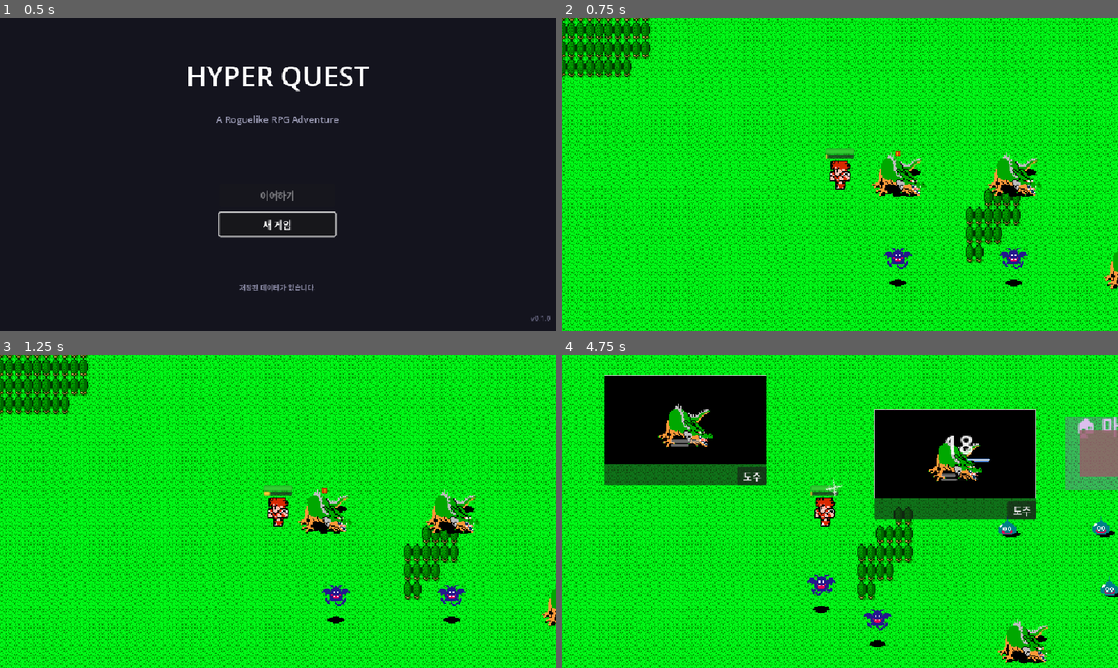
Above: before the commit, frames 1-4 (two rows, left to right).
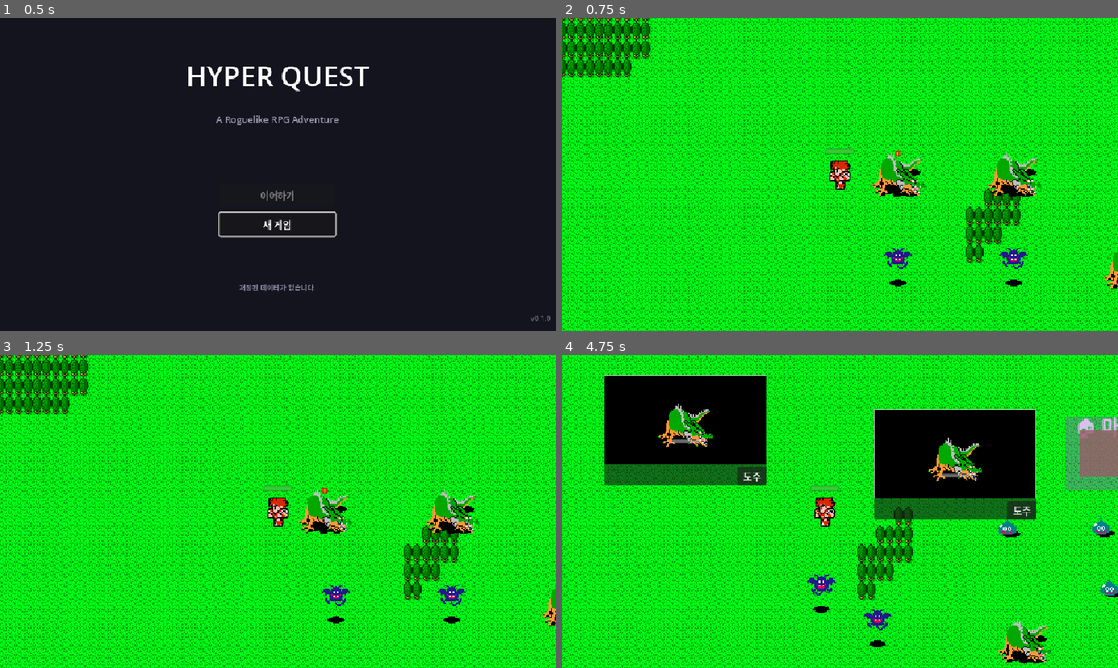
Above: after the commit, the same moments.

Repository: limmmmmmn/Appears-Appears
Game: Godot game, scene res://scenes/main/Main.tscn
The game is run twice, just before and just after one commit, with the same random seed, the same clock (stepped at 60 frames per second) and the same inputs.
Inputs (mouse positions are in pixels of both pictures, inside the frame that each line leads up to):
- Up to frame 1 (0.5 s): no input
- Up to frame 2 (0.75 s): click "새 게임" at 0.5 s
- Up to frame 3 (1.25 s): no input
- Up to frame 4 (4.75 s): tap Enter at 1.25 s; move the mouse to (962, 495) at 1.27 s; hold Right (ui_right) 1.28-2 s; click (962, 495) at 1.42 s; drag from (728, 527) to (967, 605) at 2.02 s; move the mouse to (895, 442) at 2.77 s; hold Right (ui_right) 2.78-3.5 s; drag from (812, 574) to (1095, 452) at 3.52 s; move the mouse to (1006, 558) at 4.27 s; hold Left (ui_left) from 4.28 s (still down)

Frame 1 is identical in both runs. In frame 2, less than 0.1% of the frame differs, in the area x 47-53%, y 43-46%; in frame 3, less than 0.1%; in frame 4, 0.4%, in the area x 19-77%, y 25-46%.

Commit message:
change atb system into each battle active

Diff:
--- a/data/classes.json
+++ b/data/classes.json
@@ -9,7 +9,7 @@
 	  "str": 12,
 	  "def": 10,
 	  "int": 4,
-	  "spd": 20,
+	  "spd": 8,
 	  "luk": 6
 	},
 	"growth": {
--- a/scenes/battle/BattleEnemy.tscn
+++ b/scenes/battle/BattleEnemy.tscn
@@ -43,6 +43,7 @@
 show_percentage = false
 
 [node name="ATBBar" type="ProgressBar" parent="."]
+visible = false
 layout_mode = 0
 anchor_left = 0.5
 anchor_top = 1.0
--- a/scenes/field/PartyFollower.tscn
+++ b/scenes/field/PartyFollower.tscn
@@ -56,6 +56,7 @@
 show_percentage = false
 
 [node name="ATBBar" type="ProgressBar" parent="StatusBars"]
+visible = false
 layout_mode = 0
 offset_top = 5.0
 offset_right = 24.0
--- a/scenes/field/PartyLeader.tscn
+++ b/scenes/field/PartyLeader.tscn
@@ -70,6 +70,7 @@
 show_percentage = false
 
 [node name="ATBBar" type="ProgressBar" parent="StatusBars"]
+visible = false
 layout_mode = 0
 offset_top = 5.0
 offset_right = 24.0
--- a/scripts/autoload/BattleManager.gd
+++ b/scripts/autoload/BattleManager.gd
@@ -47,13 +47,14 @@
 
 
 func _process(delta: float) -> void:
-	# ATB는 항상 충전 (비전투 중에도)
-	_update_hero_atb(delta)
-
-
-#region 전역 Hero ATB 시스템
-func _update_hero_atb(delta: float) -> void:
-	## 모든 살아있는 영웅의 ATB 업데이트 (배속 적용)
+	# 비전투 중에도 HUD 표시용 ATB 업데이트 (공격은 각 BattleWindow에서 처리)
+	if active_battles.is_empty():
+		_update_hero_atb_for_hud(delta)
+
+
+#region HUD용 Hero ATB (비전투 시)
+func _update_hero_atb_for_hud(delta: float) -> void:
+	## 비전투 중 HUD 표시용 ATB 업데이트 (공격 없음)
 	var speed_delta: float = delta * battle_speed
 
 	for hero in PartyManager.get_alive_heroes():
@@ -66,48 +67,10 @@
 		# HUD 업데이트 시그널
 		hero_atb_changed.emit(hero.id, hero_atb[hero.id])
 
-		# ATB 풀 차면 공격 (전투 중일 때만)
-		if hero_atb[hero.id] >= ATB_MAX:
-			if _atb_active and not active_battles.is_empty():
-				_hero_attack(hero)
-				hero_atb[hero.id] = 0.0
-				hero_atb_changed.emit(hero.id, 0.0)
-			# 비전투 중이면 ATB가 꽉 찬 상태로 유지
-
-
-func _hero_attack(hero: Hero) -> void:
-	## 영웅이 가장 먼저 열린 전투창의 적을 공격
-	if hero == null or hero.is_dead:
-		return
-
-	# 가장 먼저 열린 전투창 찾기
-	var target_window: BattleWindow = _find_oldest_attackable_window()
-	if target_window == null:
-		return
-
-	# 공격 이펙트 시그널
-	hero_attacked.emit(hero.id)
-
-	# 전투창에 공격 요청
-	target_window.execute_hero_attack(hero)
-
-
-func _find_oldest_attackable_window() -> BattleWindow:
-	## 가장 먼저 열린 전투창 찾기 (battle_id가 가장 작은 것)
-	var oldest_id: int = -1
-	var oldest_window: BattleWindow = null
-
-	for battle_id in active_battles:
-		var battle_data: Dictionary = active_battles[battle_id]
-		var window: BattleWindow = battle_data.get("window")
-
-		if window and is_instance_valid(window) and window.has_alive_enemies():
-			# 첫 번째이거나 더 오래된 전투창이면 선택
-			if oldest_id < 0 or battle_id < oldest_id:
-				oldest_id = battle_id
-				oldest_window = window
-
-	return oldest_window
+
+func get_hero_atb(hero_id: String) -> float:
+	## HUD에서 호출 - 영웅 ATB 조회
+	return hero_atb.get(hero_id, 0.0)
 
 
 func init_hero_atb() -> void:
@@ -116,10 +79,6 @@
 	for hero in PartyManager.get_alive_heroes():
 		hero_atb[hero.id] = 0.0
 		hero_atb_changed.emit(hero.id, 0.0)
-
-
-func get_hero_atb(hero_id: String) -> float:
-	return hero_atb.get(hero_id, 0.0)
 
 
 func on_hero_died(hero_id: String) -> void:
--- a/scripts/battle/BattleWindow.gd
+++ b/scripts/battle/BattleWindow.gd
@@ -1,12 +1,13 @@
 extends PanelContainer
 class_name BattleWindow
 ## BattleWindow: ATB 전투창
-## - 적 ATB만 관리 (영웅 ATB는 BattleManager에서 전역 관리)
-## - BattleManager로부터 영웅 공격 명령 수신
+## - 각 전투창이 독립적인 영웅 ATB + 적 ATB 관리
+## - 전투창마다 영웅의 ATB가 따로 진행
 
 signal battle_ended(battle_id: int, victory: bool)
 signal battle_log(message: String, color: Color)
 signal party_updated
+signal hero_atb_changed(battle_id: int, hero_id: String, value: float)
 
 enum BattleState { STARTING, RUNNING, VICTORY, DEFEAT, ESCAPED, ENDED }
 
@@ -22,8 +23,9 @@
 var enemies: Array = []
 var enemy_data_list: Array = []
 
-# === 적 ATB 시스템 ===
+# === ATB 시스템 (전투창별 독립) ===
 var enemy_atb: Dictionary = {}  # enemy_index -> atb_value
+var hero_atb: Dictionary = {}   # hero_id -> atb_value (0.0 ~ 1.0)
 
 # === 보상 ===
 var total_exp: int = 0
@@ -36,8 +38,10 @@
 @onready var close_button: Button = $MainVBox/TopBar/CloseButton
 
 # === ATB 설정 ===
-const ATB_BASE_SPEED: float = 0.08  # 적 기본 ATB 충전 속도
-const ATB_SPD_FACTOR: float = 0.008
+const ENEMY_ATB_BASE: float = 0.08
+const ENEMY_ATB_SPD_FACTOR: float = 0.008
+const HERO_ATB_BASE: float = 0.15
+const HERO_ATB_SPD_FACTOR: float = 0.012
 const ATB_MAX: float = 1.0
 const BASE_ESCAPE_RATE: float = 40.0
 
@@ -56,7 +60,7 @@
 	if current_state != BattleState.RUNNING:
 		return
 
-	# 적 ATB만 업데이트
+	_update_hero_atb(delta)
 	_update_enemy_atb(delta)
 
 
@@ -117,24 +121,123 @@
 
 
 func _init_enemy_atb() -> void:
-	## 적 ATB 초기화 - 랜덤 시작 (동시 공격 방지)
 	enemy_atb.clear()
-
 	for i in range(enemies.size()):
 		if enemies[i].is_alive():
-			enemy_atb[i] = randf() * 0.6  # 0~60% 랜덤 시작
+			enemy_atb[i] = randf() * 0.6
+
+
+func _init_hero_atb() -> void:
+	hero_atb.clear()
+	for hero in PartyManager.get_alive_heroes():
+		hero_atb[hero.id] = randf() * 0.4
 
 
 func _start_battle() -> void:
 	current_state = BattleState.RUNNING
+	_init_hero_atb()
 	set_process(true)
 	_send_log("전투 시작!", Color.WHITE)
 #endregion
 
 
+#region 영웅 ATB 시스템
+func _update_hero_atb(delta: float) -> void:
+	var speed_delta: float = delta * BattleManager.get_battle_speed()
+
+	for hero in PartyManager.get_alive_heroes():
+		if not hero_atb.has(hero.id):
+			hero_atb[hero.id] = 0.0
+
+		var charge_rate: float = HERO_ATB_BASE + (hero.get_spd() * HERO_ATB_SPD_FACTOR)
+		hero_atb[hero.id] = minf(hero_atb[hero.id] + charge_rate * speed_delta, ATB_MAX)
+
+		hero_atb_changed.emit(battle_id, hero.id, hero_atb[hero.id])
+
+		if hero_atb[hero.id] >= ATB_MAX:
+			_hero_attack(hero)
+			hero_atb[hero.id] = 0.0
+			hero_atb_changed.emit(battle_id, hero.id, 0.0)
+
+			if _check_battle_end():
+				return
+
+
+func _hero_attack(hero: Hero) -> void:
+	if hero == null or hero.is_dead:
+		return
+
+	if not has_alive_enemies():
+		return
+
+	BattleManager.hero_attacked.emit(hero.id)
+
+	var target: BattleEnemy = _select_smart_target(hero)
+	if target == null:
+		return
+
+	var is_evaded: bool = randf() * 100 < target.get_eva()
+	if is_evaded:
+		target.show_miss_text()
+		target.play_evade_effect()
+		_send_log("%s의 공격을 %s이(가) 회피!" % [hero.hero_name, target.enemy_name], Color.GRAY)
+		return
+
+	var is_crit: bool = randf() * 100 < hero.get_crit()
+	var damage: int = _calc_hero_damage(hero, target, is_crit)
+
+	target.take_damage(damage)
+	target.play_hit_effect(is_crit)
+	target.show_damage_number(damage, is_crit)
+
+	var log_color: Color = Color.ORANGE if is_crit else Color.WHITE
+	var crit_text: String = " (크리티컬!)" if is_crit else ""
+	_send_log("%s → %s에게 %d%s" % [hero.hero_name, target.enemy_name, damage, crit_text], log_color)
+
+	if not target.is_alive():
+		_on_enemy_defeated(target)
+
+
+func _select_smart_target(hero: Hero) -> BattleEnemy:
+	var alive: Array = []
+	for e in enemies:
+		if e != null and e.is_alive():
+			alive.append(e)
+
+	if alive.is_empty():
+		return null
+
+	var atk := hero.get_atk()
+	for enemy in alive:
+		var expected := maxi(1, atk - int(enemy.get_p_def() / 2))
+		if expected >= enemy.current_hp:
+			return enemy
+
+	return alive[randi() % alive.size()]
+
+
+func _calc_hero_damage(hero: Hero, target: BattleEnemy, is_crit: bool) -> int:
+	var atk := hero.get_atk()
+	var p_def := target.get_p_def()
+	if is_crit:
+		return maxi(1, atk)
+	return maxi(1, atk - int(p_def / 2))
+
+
+func get_hero_atb_value(hero_id: String) -> float:
+	return hero_atb.get(hero_id, 0.0)
+
+
+func has_alive_enemies() -> bool:
+	for e in enemies:
+		if e != null and e.is_alive():
+			return true
+	return false
+#endregion
+
+
 #region 적 ATB 시스템
 func _update_enemy_atb(delta: float) -> void:
-	## 적 ATB 업데이트 및 공격 처리 (배속 적용)
 	var speed_delta: float = delta * BattleManager.get_battle_speed()
 
 	for i in range(enemies.size()):
@@ -145,59 +248,20 @@
 		if not enemy_atb.has(i):
 			enemy_atb[i] = randf() * 0.4
 
-		var charge_rate: float = ATB_BASE_SPEED + (enemy.get_spd() * ATB_SPD_FACTOR)
+		var charge_rate: float = ENEMY_ATB_BASE + (enemy.get_spd() * ENEMY_ATB_SPD_FACTOR)
 		enemy_atb[i] = minf(enemy_atb[i] + charge_rate * speed_delta, ATB_MAX)
 
-		# ATB 게이지 UI 업데이트
 		enemy.update_atb_bar(enemy_atb[i])
 
-		# ATB 풀 차면 공격
 		if enemy_atb[i] >= ATB_MAX:
 			_enemy_attack(enemy)
 			enemy_atb[i] = 0.0
 
 			if _check_battle_end():
 				return
-#endregion
-
-
-#region 외부 공격 인터페이스
-func has_alive_enemies() -> bool:
-	## BattleManager가 호출 - 살아있는 적이 있는지
-	for e in enemies:
-		if e != null and e.is_alive():
-			return true
-	return false
-
-
-func execute_hero_attack(hero: Hero) -> void:
-	## BattleManager에서 호출 - 영웅이 이 전투창의 적을 공격
-	if current_state != BattleState.RUNNING:
-		return
-
-	if hero == null or hero.is_dead:
-		return
-
-	var alive_enemies: Array = []
-	for e in enemies:
-		if e != null and e.is_alive():
-			alive_enemies.append(e)
-
-	if alive_enemies.is_empty():
-		return
-
-	# 스마트 타겟팅
-	var target: BattleEnemy = _select_smart_target(hero, alive_enemies)
-	_do_hero_attack(hero, target)
-
-	# 전투 종료 체크
-	_check_battle_end()
-#endregion
-
-
-#region 전투 행동
+
+
 func _enemy_attack(enemy: BattleEnemy) -> void:
-	## 적 기본 공격
 	if not enemy.is_alive():
 		return
 
@@ -209,71 +273,29 @@
 
 	enemy.play_attack_effect()
 
-	var atk := enemy.get_atk()
-	var is_crit := randf() * 100 < enemy.get_crit()
 	var is_evaded := randf() * 100 < target.get_eva()
-
 	if is_evaded:
 		_send_log("%s → %s 회피!" % [enemy.enemy_name, target.hero_name], Color.GRAY)
-	else:
-		var damage := _calculate_damage(atk, target.get_p_def(), is_crit)
-		PartyManager.on_hero_damaged(target, damage)
+		return
+
+	var is_crit := randf() * 100 < enemy.get_crit()
+	var damage := _calc_enemy_damage(enemy, target, is_crit)
+
+	PartyManager.on_hero_damaged(target, damage)
+	call_deferred("_emit_party_updated")
+
+	var log_color: Color = Color.RED if is_crit else Color.YELLOW
+	var crit_text: String = " (강타!)" if is_crit else ""
+	_send_log("%s → %s에게 %d%s" % [enemy.enemy_name, target.hero_name, damage, crit_text], log_color)
+
+	if target.is_dead:
+		_send_log("%s 쓰러짐!" % target.hero_name, Color.DARK_RED)
 		call_deferred("_emit_party_updated")
 
-		if is_crit:
-			_send_log("%s → %s에게 %d! (강타)" % [enemy.enemy_name, target.hero_name, damage], Color.RED)
-		else:
-			_send_log("%s → %s에게 %d" % [enemy.enemy_name, target.hero_name, damage], Color.YELLOW)
-
-		if target.is_dead:
-			_send_log("%s 쓰러짐!" % target.hero_name, Color.DARK_RED)
-			call_deferred("_emit_party_updated")
-
-
-func _select_smart_target(hero: Hero, alive_enemies: Array) -> BattleEnemy:
-	## 스마트 타겟팅 - 처치 가능한 적 우선
-	var atk := hero.get_atk()
-
-	for enemy in alive_enemies:
-		if enemy == null:
-			continue
-		var expected_damage := _calculate_damage(atk, enemy.get_p_def())
-		if expected_damage >= enemy.current_hp:
-			return enemy
-
-	return alive_enemies[randi() % alive_enemies.size()]
-
-
-func _do_hero_attack(hero: Hero, target: BattleEnemy) -> void:
-	## 영웅 공격 실행
-	if hero == null or target == null:
-		return
-
-	var atk := hero.get_atk()
-	var is_crit := randf() * 100 < hero.get_crit()
-	var is_evaded := randf() * 100 < target.get_eva()
-
-	if is_evaded:
-		_send_log("%s → %s 회피!" % [hero.hero_name, target.enemy_name], Color.GRAY)
-		target.play_evade_effect()
-		target.show_miss_text()
-	else:
-		var damage := _calculate_damage(atk, target.get_p_def(), is_crit)
-		target.take_damage(damage)
-		target.show_damage_number(damage, is_crit)
-
-		if is_crit:
-			_send_log("%s → %s에게 %d! (크리티컬)" % [hero.hero_name, target.enemy_name, damage], Color.ORANGE)
-			target.play_hit_effect(true)
-		else:
-			_send_log("%s → %s에게 %d" % [hero.hero_name, target.enemy_name, damage], Color.WHITE)
-			target.play_hit_effect(false)
-
-		if not target.is_alive():
-			_on_enemy_defeated(target)
-
-
-func _calculate_damage(atk: int, p_def: int, is_crit: bool = false) -> int:
+
+func _calc_enemy_damage(enemy: BattleEnemy, target: Hero, is_crit: bool) -> int:
+	var atk := enemy.get_atk()
+	var p_def := target.get_p_def()
 	if is_crit:
 		return maxi(1, atk)
 	return maxi(1, atk - int(p_def / 2))
Not shown, added: hq.zip
